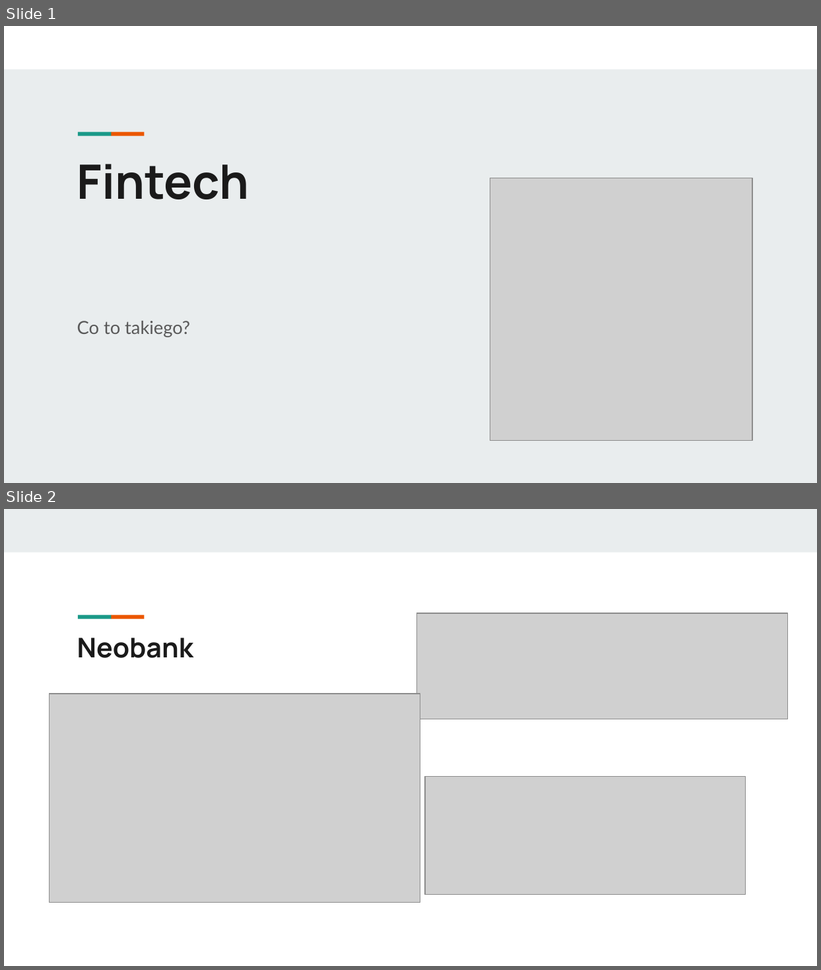
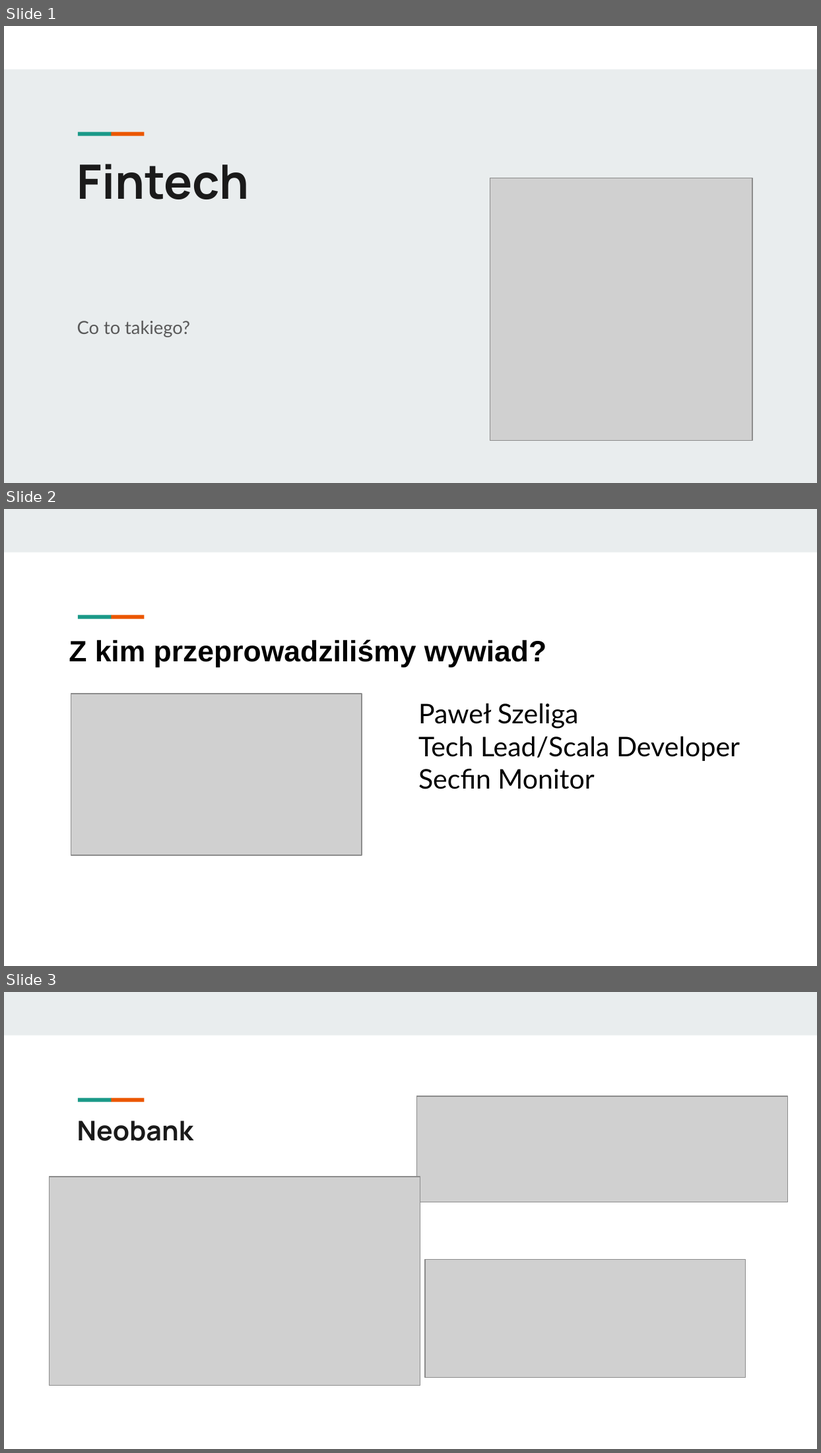
Before and after one commit to AdamBalski/fintech-article-cs-assingment, a slide deck: public/Fintech.odp. Shown one above the other, each under a label of ours: slides 1 and 2 before the commit, slides 1, 2 and 3 after it. The pictures are 821x970 and 821x1453 pixels, drawn with LibreOffice and Linux fonts; fonts in the diff are those of the drawing; grey boxes stand for pictures. Boxes give left, top, right and bottom in pixels: in the first picture for what was removed or moved away, otherwise in the second. Text is boxed around its words. In the diff, an @@ line names an element or a change of style, - is before the commit and + after.

```diff
--- a/public/Fintech.odp
+++ b/public/Fintech.odp
@@ slide 2 added at [4,509,817,966], background #FFFFFF; not listed: 3 template elements that a slide beside it also shows @@
@@ title added at [69,640,547,667], 26 pt, text #000000, bold @@
+Z kim przeprowadziliśmy wywiad?
@@ picture added at [71,694,362,855] @@
@@ text added at [418,703,740,789], 24 pt, text #000000 @@
+Paweł Szeliga
+Tech Lead/Scala Developer
+Secfin Monitor
@@ what was slide 2 is now slide 3 @@
```
Also in this commit, not shown: 1 slide changed, 1 other slide added.
